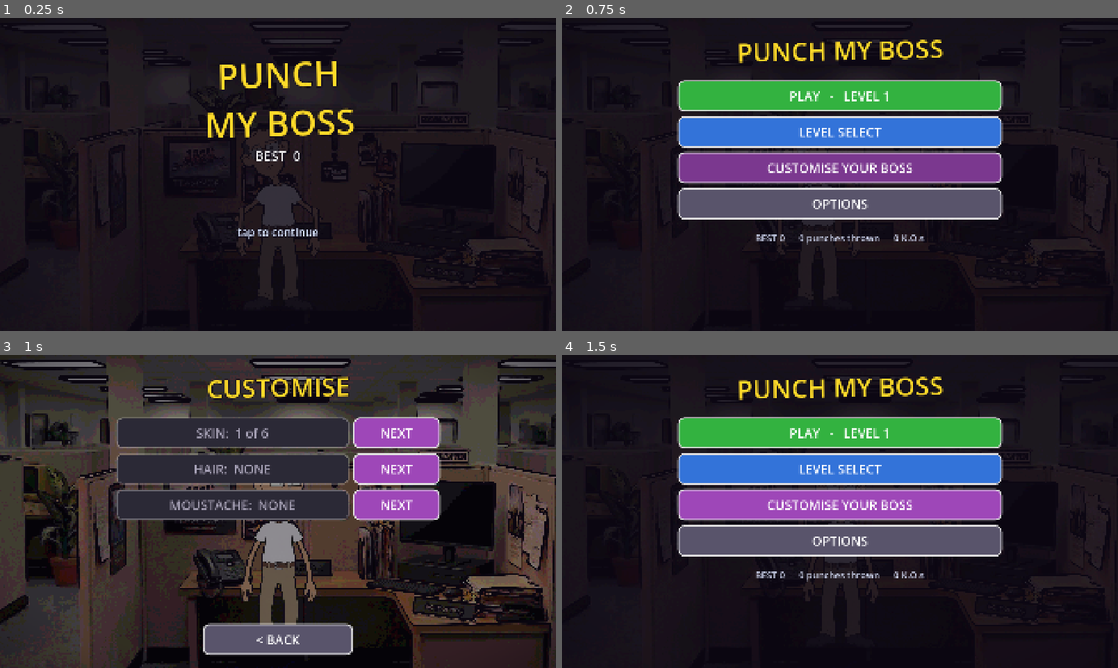
Above: before the commit, frames 1-4 (two rows, left to right).
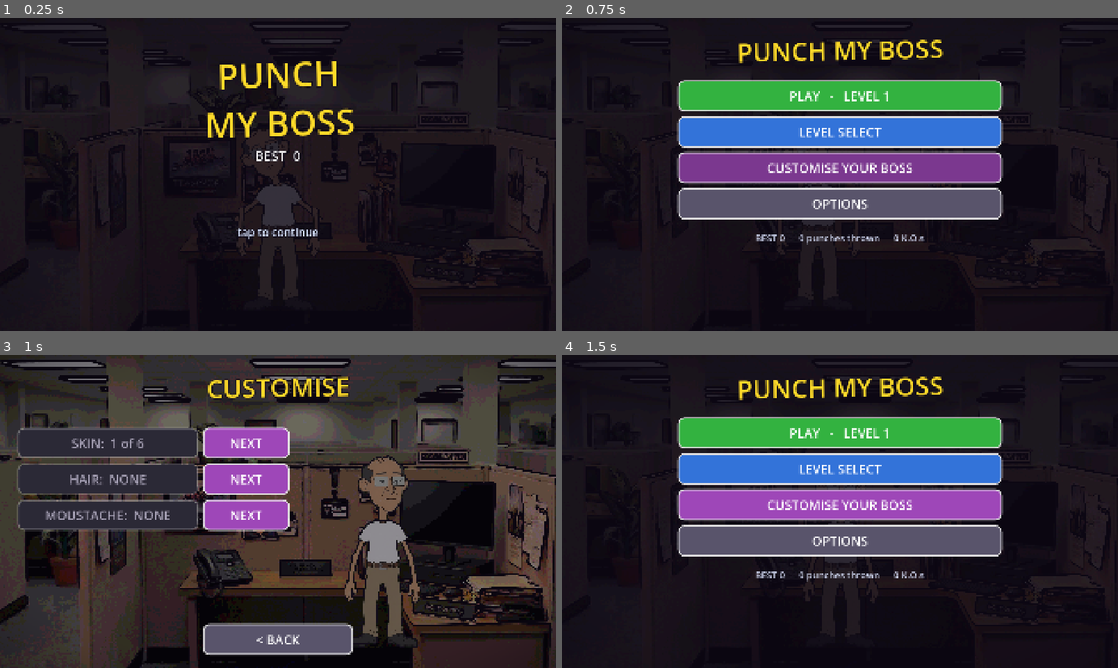
Above: after the commit, the same moments.

Repository: StaraxcreamTM/punch-my-boss-jun-14-2026
Game: Godot game, scene res://scenes/main.tscn
Same seed, same stepped clock (60 frames per second), same inputs: the game is played once before the commit and once after it.
Inputs (mouse positions are in pixels of both pictures, inside the frame that each line leads up to):
- Up to frame 1 (0.25 s): no input
- Up to frame 2 (0.75 s): tap Enter at 0.5 s; move the mouse to (962, 158) at 0.52 s; hold Right from 0.53 s (still down); tap B at 0.6 s; click (962, 158) at 0.67 s
- Up to frame 3 (1 s): keep holding Right; tap Space at 0.77 s
- Up to frame 4 (1.5 s): release Right at 1.25 s; click "< BACK" at 1.25 s

Frames 1-2 are identical in both runs. In frame 3, 24% of the frame differs, in the area x 3-80%, y 19-94%; in frame 4, nothing differs.

Commit message:
v0.36: fix customise screen covering the boss (user-reported)
The customise option rows were centre-anchored, sitting on top of the boss -
his head, the part skin/hair/moustache actually change, was hidden behind the
HAIR and MOUSTACHE rows, with only torso and legs visible below.

Customise is now a two-column layout: options in a left column, the full-height
character preview shifted into the clear right half, Back centred at the bottom.
Other menu screens still centre their rows over the dimmed boss.

Bug in the first attempt: setting boss.position = (shift, 0) overwrote his ~817
base offset (Control.position is absolute, not additive) and slid him left,
under the title. Fixed by capturing the authored position once as _boss_home
and offsetting from it. Capturing it after _apply_portrait also makes the shift
correct in either orientation.

Verified at three aspects via the filmstrip: landscape (side-by-side, head fully
clear), a stretched 810x1440 phone window (no overlap), and true --portrait
1080x1920 (options stack on top, boss below with head clear). Added a
--winsize=WxH harness flag for the phone-aspect test.

Co-Authored-By: Claude Opus 4.8 (1M context) <noreply@anthropic.com>

Diff:
--- a/game/scripts/main.gd
+++ b/game/scripts/main.gd
@@ -1588,6 +1588,10 @@
 	# thrown glove is only on screen ~0.22s, so the default 0.30s cadence can
 	# skip every single one).
 	for a in OS.get_cmdline_user_args():
+		if a.begins_with("--winsize="):
+			var wh := a.get_slice("=", 1).split("x")
+			if wh.size() == 2:
+				get_window().size = Vector2i(int(wh[0]), int(wh[1]))
 		if a.begins_with("--level="):
 			level = clampi(int(a.get_slice("=", 1)), 1, LEVELS.size())
 			print("[shots] level %d (%s)" % [level, _level_cfg().get("gimmick", "punch")])
@@ -2883,6 +2887,11 @@
 # door; everything else hangs off the main menu.
 const MENU_ROW_H := 108.0
 const MENU_W := 1120.0
+# Customise two-column layout: left options column width, and how far the boss
+# preview shifts right (into the clear half) so the option rows never cover him.
+const MENU_COL_W := 940.0
+const BOSS_PREVIEW_SHIFT := 360.0
+var _boss_home: Vector2 = Vector2.ZERO   # authored Boss position, captured once
 
 var _menu: Control
 var _menu_dim: ColorRect
@@ -2892,6 +2901,7 @@
 var unlocked: int = 1          # highest level reached, persisted
 
 func _build_menu_ui() -> void:
+	_boss_home = boss.position
 	_menu = Control.new()
 	_menu.set_anchors_preset(Control.PRESET_FULL_RECT)
 	_menu.z_index = 95
@@ -2974,7 +2984,28 @@
 	_clear_rows()
 	_menu_rows.add_theme_constant_override("separation", 16)
 	_menu_rows.offset_top = 215.0
-	# Customise wants the boss visible behind it; the rest dim him right out.
+	# Customise is a two-column layout: options on the LEFT, the live character
+	# preview on the RIGHT. Every other screen centres its rows over the (dimmed)
+	# boss. The bug this fixes: centred option rows sat right on top of his head
+	# - exactly the part hair/moustache/skin change - so you couldn't see the
+	# edits you were making.
+	if kind == Phase.CUSTOMIZE:
+		_menu_rows.anchor_left = 0.0
+		_menu_rows.anchor_right = 0.0
+		_menu_rows.offset_left = 60.0
+		_menu_rows.offset_right = 60.0 + MENU_COL_W
+		_menu_rows.offset_top = 250.0
+		# Offset from the AUTHORED position, not absolute: boss.position is not
+		# additive, so setting it to (shift,0) earlier overwrote his ~817 base
+		# offset and slid him left instead of right, straight under the title.
+		boss.position = _boss_home + Vector2(BOSS_PREVIEW_SHIFT, 0.0)
+	else:
+		_menu_rows.anchor_left = 0.5
+		_menu_rows.anchor_right = 0.5
+		_menu_rows.offset_left = -MENU_W * 0.5
+		_menu_rows.offset_right = MENU_W * 0.5
+		boss.position = _boss_home
+	# Customise wants the boss visible beside it; the rest dim him right out.
 	var a := 0.42 if kind == Phase.CUSTOMIZE else 0.86
 	_menu_dim.color = Color(0.05, 0.03, 0.08, a)
 	_menu_back.visible = kind != Phase.MENU
@@ -2990,6 +3021,8 @@
 
 func close_menu() -> void:
 	_menu.visible = false
+	# Undo the customise-screen preview shift so a fight never starts off-centre.
+	boss.position = _boss_home
 
 func _menu_back_pressed() -> void:
 	if phase != Phase.MENU:
